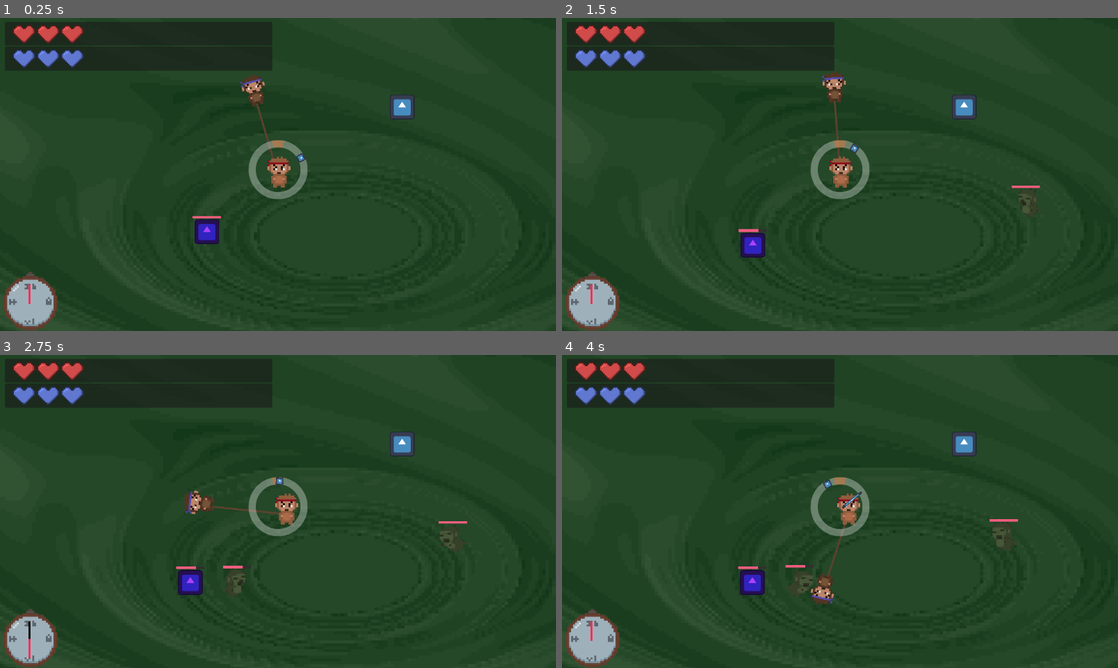
Above: before the commit, frames 1-4 (two rows, left to right).
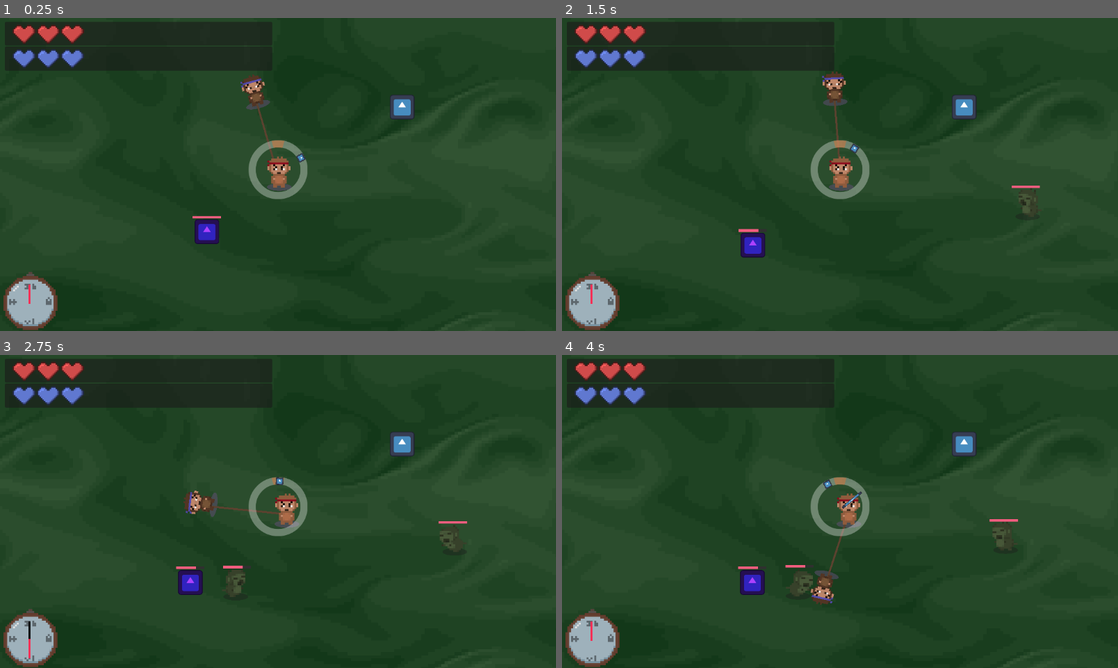
Above: after the commit, the same moments.

Repository: arrowira/cookiejam4
Game: Godot game, scene res://scenes/main.tscn
Same seed, same stepped clock (60 frames per second), same inputs: the game is played once before the commit and once after it. The engine's default icon, where the game draws it, is replaced by a stand-in: a white triangle on a blue panel in a dark square.
Inputs (mouse positions are in pixels of both pictures, inside the frame that each line leads up to):
- Up to frame 1 (0.25 s): no input
- Up to frame 2 (1.5 s): move the mouse to (962, 158) at 0.52 s; tap C (c) at 0.6 s; tap E (e) at 0.8, 1.35 s; move the mouse to (728, 190) at 1.27 s
- Up to frame 3 (2.75 s): tap K (k) at 1.55, 2.1 s; move the mouse to (333, 442) at 2.02 s; tap X (x) at 2.3 s
- Up to frame 4 (4 s): move the mouse to (812, 574) at 2.77 s; tap X (x) at 2.85 s; tap C (c) at 3.05, 3.6 s; move the mouse to (1006, 558) at 3.52 s; tap E (e) at 3.8 s

The runs differ from the first frame. In frame 1, 0.2% of the frame differs, in the area x 7-53%, y 26-100%; in frame 2, 0.2%; in frame 3, 0.2%; in frame 4, 0.2%.

Commit message:
grunt shadows

Diff:
--- a/cookie-jam-4/fractalnoise.gdshader
+++ b/cookie-jam-4/fractalnoise.gdshader
@@ -81,8 +81,8 @@
 	vec2 px=pixelation*SCREEN_PIXEL_SIZE;
 	vec2 uv = (floor(UV/px)*px);
 
-	float focusMod = clamp((1.0-(1.0/(distance(uv, focusPoint)*50.0))), 0, 1);
-	uv = uv*focusMod;
+	//float focusMod = clamp((1.0-(1.0/(distance(uv, focusPoint)*50.0))), 0, 1);
+	//uv = uv*focusMod;
 
 
 	COLOR = shade(pattern(scale*uv + iTime*moveSpeed));
--- a/cookie-jam-4/scenes/grunt.tscn
+++ b/cookie-jam-4/scenes/grunt.tscn
@@ -1,7 +1,8 @@
-[gd_scene load_steps=10 format=3 uid="uid://ju1srch0urr3"]
+[gd_scene load_steps=11 format=3 uid="uid://ju1srch0urr3"]
 
 [ext_resource type="Script" uid="uid://ci8au2bb73kv8" path="res://scripts/grunt.gd" id="1_6upo6"]
 [ext_resource type="Texture2D" uid="uid://d174qmsna3vfk" path="res://sprites/Zombie_bettercontrast.webp" id="2_6upo6"]
+[ext_resource type="Texture2D" uid="uid://bwe16hdrivfkt" path="res://sprites/circle-256.png" id="2_t8odd"]
 
 [sub_resource type="RectangleShape2D" id="RectangleShape2D_6upo6"]
 size = Vector2(122, 123)
@@ -106,6 +107,13 @@
 hframes = 10
 vframes = 3
 
+[node name="shadow" type="Sprite2D" parent="Icon"]
+modulate = Color(0.21176471, 0.18431373, 0.22352941, 0.50980395)
+z_index = -1
+position = Vector2(-0.9000002, 7.9)
+scale = Vector2(0.049999997, 0.015)
+texture = ExtResource("2_t8odd")
+
 [node name="CollisionShape2D" type="CollisionShape2D" parent="."]
 position = Vector2(0, -2.5)
 shape = SubResource("RectangleShape2D_6upo6")
--- a/cookie-jam-4/scenes/player.tscn
+++ b/cookie-jam-4/scenes/player.tscn
@@ -1,7 +1,8 @@
-[gd_scene load_steps=11 format=3 uid="uid://bw3ldb6e8p56j"]
+[gd_scene load_steps=12 format=3 uid="uid://bw3ldb6e8p56j"]
 
 [ext_resource type="Script" uid="uid://dumrf6staihvu" path="res://scripts/player.gd" id="1_qhqgy"]
 [ext_resource type="PackedScene" uid="uid://cds6v0qvg0dyx" path="res://scenes/red.tscn" id="2_dqkch"]
+[ext_resource type="Texture2D" uid="uid://bwe16hdrivfkt" path="res://sprites/circle-256.png" id="3_d2wvv"]
 [ext_resource type="PackedScene" uid="uid://cf7v11b0n7mx7" path="res://scenes/blue.tscn" id="3_qlg0r"]
 [ext_resource type="Script" uid="uid://bqnr5h2wfs35k" path="res://scripts/HeartManager.gd" id="4_qlg0r"]
 [ext_resource type="Script" uid="uid://dxeyjh4isglb3" path="res://scripts/shaker.gd" id="4_tuyoq"]
@@ -23,11 +24,25 @@
 [node name="red" parent="bSpin" instance=ExtResource("2_dqkch")]
 position = Vector2(-432, 10)
 
+[node name="Circle256" type="Sprite2D" parent="bSpin/red"]
+modulate = Color(0.36451894, 0.30150414, 0.43034837, 0.5647059)
+z_index = -1
+position = Vector2(2, 61)
+scale = Vector2(0.5, 0.15)
+texture = ExtResource("3_d2wvv")
+
 [node name="rSpin" type="Node2D" parent="."]
 rotation = 3.1415927
 
 [node name="blue" parent="rSpin" instance=ExtResource("3_qlg0r")]
 position = Vector2(436, -8)
+
+[node name="Circle256" type="Sprite2D" parent="rSpin/blue"]
+modulate = Color(0.36451894, 0.30150414, 0.43034837, 0.5647059)
+z_index = -1
+position = Vector2(2, 61)
+scale = Vector2(0.5, 0.15)
+texture = ExtResource("3_d2wvv")
 
 [node name="camera anchor" type="Node2D" parent="."]
 
--- a/cookie-jam-4/scripts/grunt.gd
+++ b/cookie-jam-4/scripts/grunt.gd
@@ -19,8 +19,10 @@
 		$AnimationPlayer.play("walk")
 		if player.x<global_position.x:
 			$Icon.flip_h=false
+			$Icon/shadow.position = Vector2(0.8,7.8)
 		else:
 			$Icon.flip_h=true
+			$Icon/shadow.position = Vector2(-0.8,7.8)
 
 		player = get_parent().get_parent().get_node("player").anchorPos
 
Binary file added: cookie-jam-4/sprites/circle-256.png
Not shown, added: cookie-jam-4/sprites/circle-256.png.import
